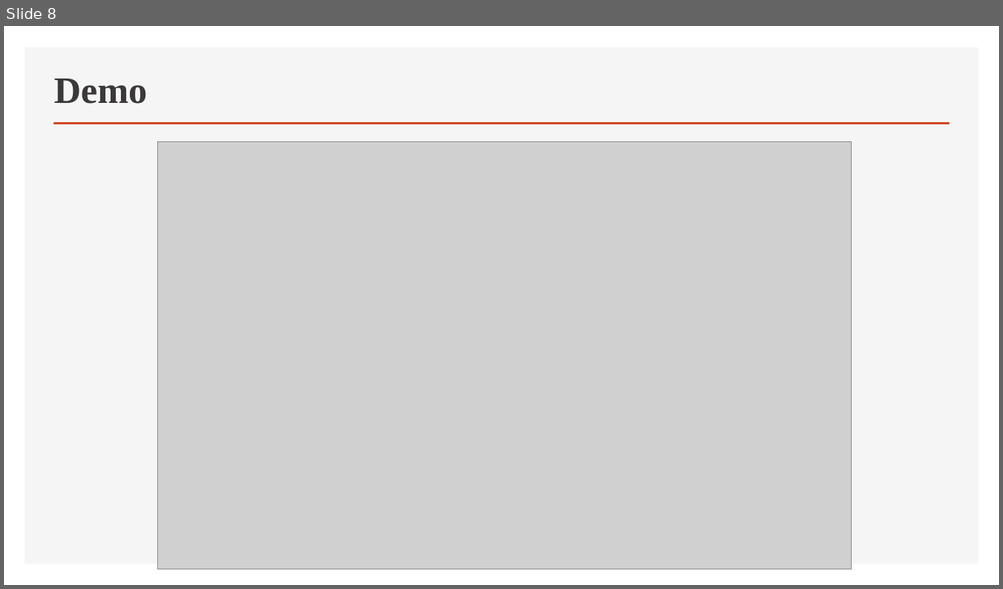
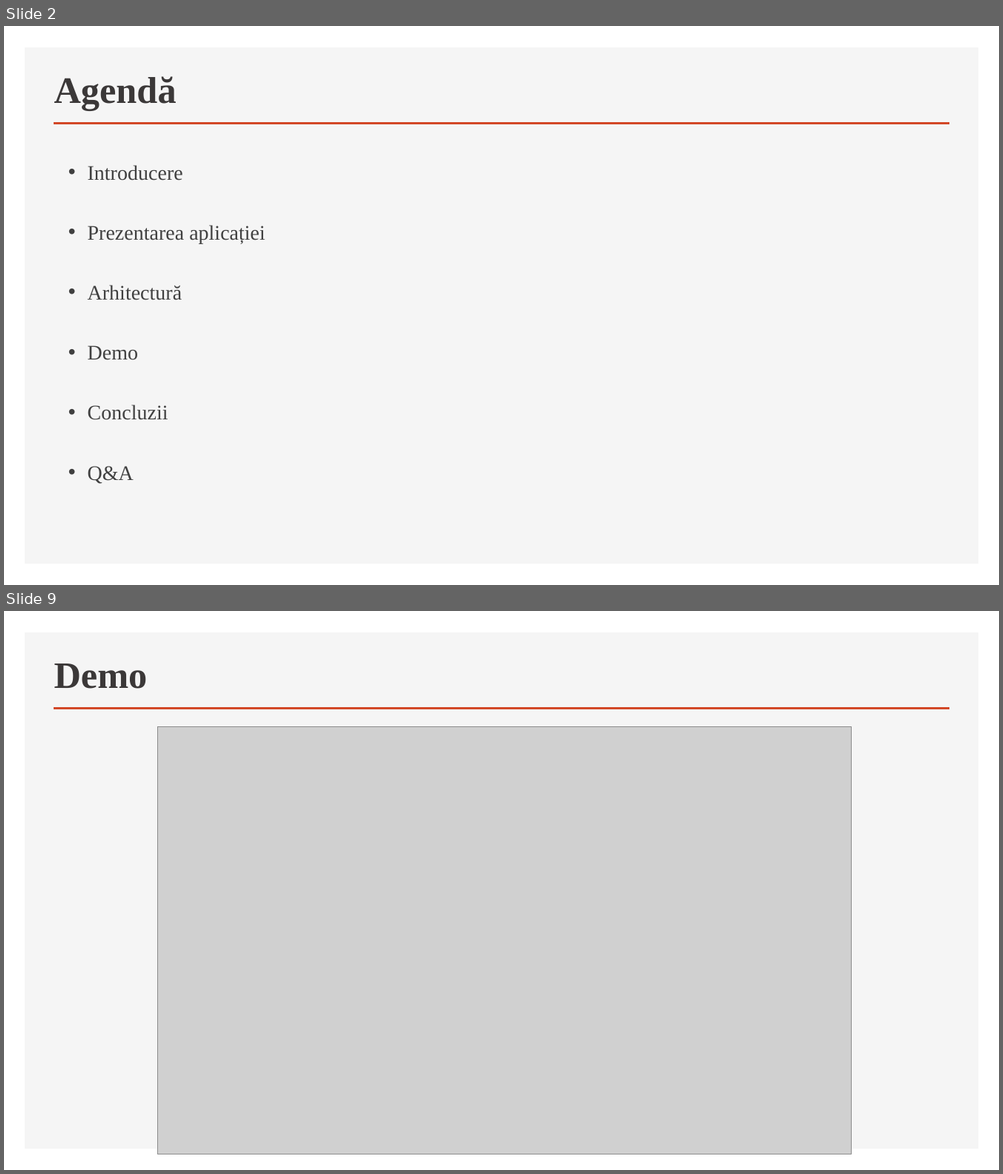
Before and after one commit to ApuscasiteiSilviu/CryptoManagementLicenta, a slide deck: Licenta2020ApuscasiteiSilviuAlexandru/Prezentare_Licenta_CryptoManagement (1).pptx. Shown one above the other, each under a label of ours: slide 8 before the commit, slides 2 and 9 after it; the slides between them are not shown. The pictures are 1003x589 and 1003x1174 pixels, drawn with LibreOffice and Linux fonts; fonts in the diff are those of the drawing; grey boxes stand for pictures. Boxes give left, top, right and bottom in pixels: in the first picture for what was removed or moved away, otherwise in the second. Text is boxed around its words. In the diff, an @@ line names an element or a change of style, - is before the commit and + after.

```diff
--- a/Licenta2020ApuscasiteiSilviuAlexandru/Prezentare_Licenta_CryptoManagement (1).pptx
+++ b/Licenta2020ApuscasiteiSilviuAlexandru/Prezentare_Licenta_CryptoManagement (1).pptx
@@ slide 2 added at (4, 26, 999, 585), background #FFFFFF; not listed: 2 template elements that a slide beside it also shows @@
@@ title added at (54, 76, 176, 111), 36 pt, text #3B3838, bold @@
+Agendă
@@ text added at (88, 165, 265, 484), 20 pt, text #404040 @@
+• Introducere
+• Prezentarea aplicației
+• Arhitectură
+• Demo
+• Concluzii
+• Q&A
@@ what was slide 8 is now slide 9 @@
```
Also in this commit, not shown: 9 slides changed, 1 other slide added, 1 slide removed.
